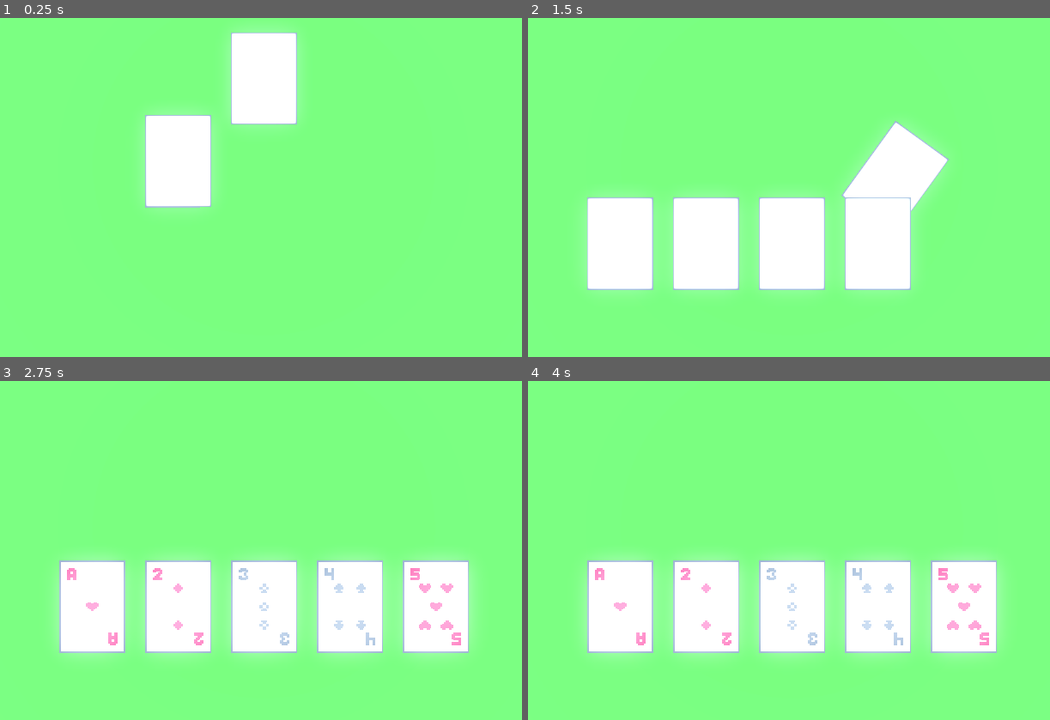
Above: before the commit, frames 1-4 (two rows, left to right).
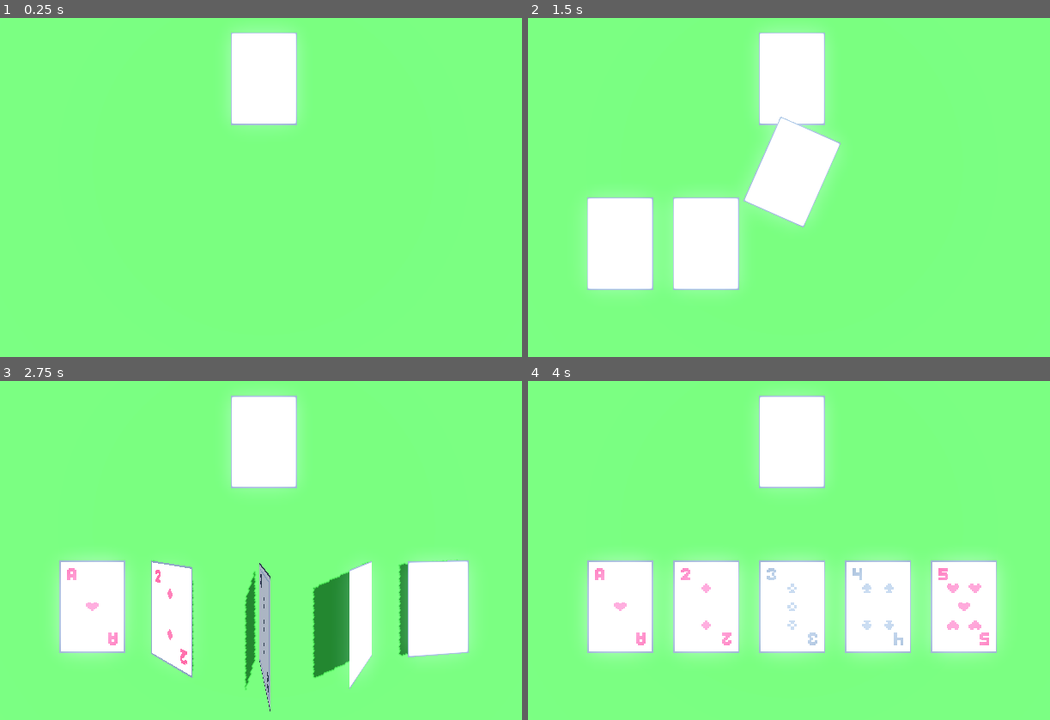
Above: after the commit, the same moments.

Repository: kjerosky/jacks-or-better
Game: Godot game, scene res://game.tscn
Same seed, same stepped clock (60 frames per second), same inputs: the game is played once before the commit and once after it.
Inputs:
- Up to frame 1 (0.25 s): no input
- Up to frame 2 (1.5 s): tap Space (TEMP_action) at 0.6, 1.35 s
- Up to frame 3 (2.75 s): tap Space (TEMP_action) at 2.1 s
- Up to frame 4 (4 s): tap Space (TEMP_action) at 2.85, 3.6 s; tap Enter at 3.5 s

The runs differ from the first frame. In frame 1, 3.6% of the frame differs, in the area x 27-57%, y 28-56%; in frame 2, 16%, in the area x 41-81%, y 3-81%; in frame 3, 14%; in frame 4, 3.6%.

Commit message:
Add game manager

Diff:
--- a/card.gd
+++ b/card.gd
@@ -18,10 +18,6 @@
 static var rotate_before_slide_seconds := 0.5
 static var slide_move_seconds := 1.0
 static var straighten_seconds := 0.5
-
-
-func _ready():
-	pass
 
 
 func setup(rank: int, suit: int):
--- a/dealer.gd
+++ b/dealer.gd
@@ -2,6 +2,7 @@
 extends Node3D
 
 @export var card_scene : PackedScene
+@export var deck_card : Card
 
 var cards : Array[Card] = []
 
@@ -9,8 +10,11 @@
 
 
 func _ready():
+	deck_card.setup(13, 0)
+
 	for i in 5:
 		var new_card : Card = card_scene.instantiate()
+		#TODO SETUP CORRECTLY!
 		new_card.setup(i % 13, i % 4)
 		new_card.position = position
 		cards.push_back(new_card)
@@ -22,6 +26,25 @@
 		for i in cards.size():
 			var card := cards[i]
 			get_tree().root.add_child(card)
-			card.toss_to(Vector3(i * 3.25 - 6.5, 0, 3), i * 0.3, func():
-				card.flip((cards.size() - 1 - i) * 0.3 + 0.1 * i, func(): pass)
-			)
+
+
+func deal_cards(card_indices: Array[int], last_card_callback: Callable):
+	var card_callback := func(): pass
+	for card_index in card_indices.size():
+		var i := card_indices[card_index]
+		var card = cards[i]
+		if card_index == card_indices.size() - 1:
+			card_callback = last_card_callback
+
+		card.toss_to(Vector3(i * 3.25 - 6.5, 0, 3), card_index * 0.3, card_callback)
+
+
+func flip_cards(card_indices: Array[int], last_card_callback: Callable):
+	var card_callback := func(): pass
+	for card_index in card_indices.size():
+		var i := card_indices[card_index]
+		var card = cards[i]
+		if card_index == card_indices.size() - 1:
+			card_callback = last_card_callback
+
+		card.flip(0.1 * card_index, card_callback)
--- /dev/null
+++ b/game-manager.gd
@@ -0,0 +1,47 @@
+class_name GameManager
+extends Node
+
+@export var dealer: Dealer
+
+enum GameState {
+	WAIT_FOR_START,
+	START_DEALING_HAND,
+	DEALING_HAND,
+	START_FLIPPING_CARDS,
+	FLIPPING_CARDS,
+	HALT,
+}
+var state: GameState
+
+const ALL_CARD_INDICES : Array[int] = [0, 1, 2, 3, 4]
+
+
+func _ready():
+	state = GameState.WAIT_FOR_START
+
+
+func _process(_delta):
+	attempt_transition()
+	process_state()
+
+
+func attempt_transition():
+	match state:
+		GameState.WAIT_FOR_START:
+			if Input.is_action_just_pressed("TEMP_action"):
+				state = GameState.START_DEALING_HAND
+
+
+func process_state():
+	match state:
+		GameState.START_DEALING_HAND:
+			dealer.deal_cards(ALL_CARD_INDICES, func():
+				state = GameState.START_FLIPPING_CARDS
+			)
+			state = GameState.DEALING_HAND
+
+		GameState.START_FLIPPING_CARDS:
+			dealer.flip_cards(ALL_CARD_INDICES, func():
+				state = GameState.HALT
+			)
+			state = GameState.FLIPPING_CARDS
--- a/game.tscn
+++ b/game.tscn
@@ -1,7 +1,8 @@
-[gd_scene load_steps=8 format=3 uid="uid://u44he82bojkb"]
+[gd_scene load_steps=9 format=3 uid="uid://u44he82bojkb"]
 
 [ext_resource type="PackedScene" uid="uid://2hvjs54mv15j" path="res://card.tscn" id="1_7acmb"]
 [ext_resource type="Script" path="res://dealer.gd" id="1_wbkd3"]
+[ext_resource type="Script" path="res://game-manager.gd" id="3_1okil"]
 
 [sub_resource type="ProceduralSkyMaterial" id="ProceduralSkyMaterial_qu0ad"]
 sky_horizon_color = Color(0.64625, 0.65575, 0.67075, 1)
@@ -39,7 +40,15 @@
 transform = Transform3D(1, 0, 0, 0, 1, 0, 0, 0, 1, 2.08165e-12, -0.1, 2.08165e-12)
 mesh = SubResource("PlaneMesh_y32nr")
 
-[node name="Dealer" type="Node3D" parent="."]
+[node name="GameManager" type="Node" parent="." node_paths=PackedStringArray("dealer")]
+script = ExtResource("3_1okil")
+dealer = NodePath("../Dealer")
+
+[node name="Dealer" type="Node3D" parent="." node_paths=PackedStringArray("deck_card")]
 transform = Transform3D(1, 0, 0, 0, 1, 0, 0, 0, 1, 2.08165e-12, 2.08165e-12, -3.25)
 script = ExtResource("1_wbkd3")
 card_scene = ExtResource("1_7acmb")
+deck_card = NodePath("DeckCard")
+
+[node name="DeckCard" parent="Dealer" instance=ExtResource("1_7acmb")]
+transform = Transform3D(1, -3.48787e-16, 3.48787e-16, 3.48787e-16, 1, -3.48787e-16, -3.48787e-16, 3.48787e-16, 1, 2.08165e-12, -0.05, 2.08165e-12)
